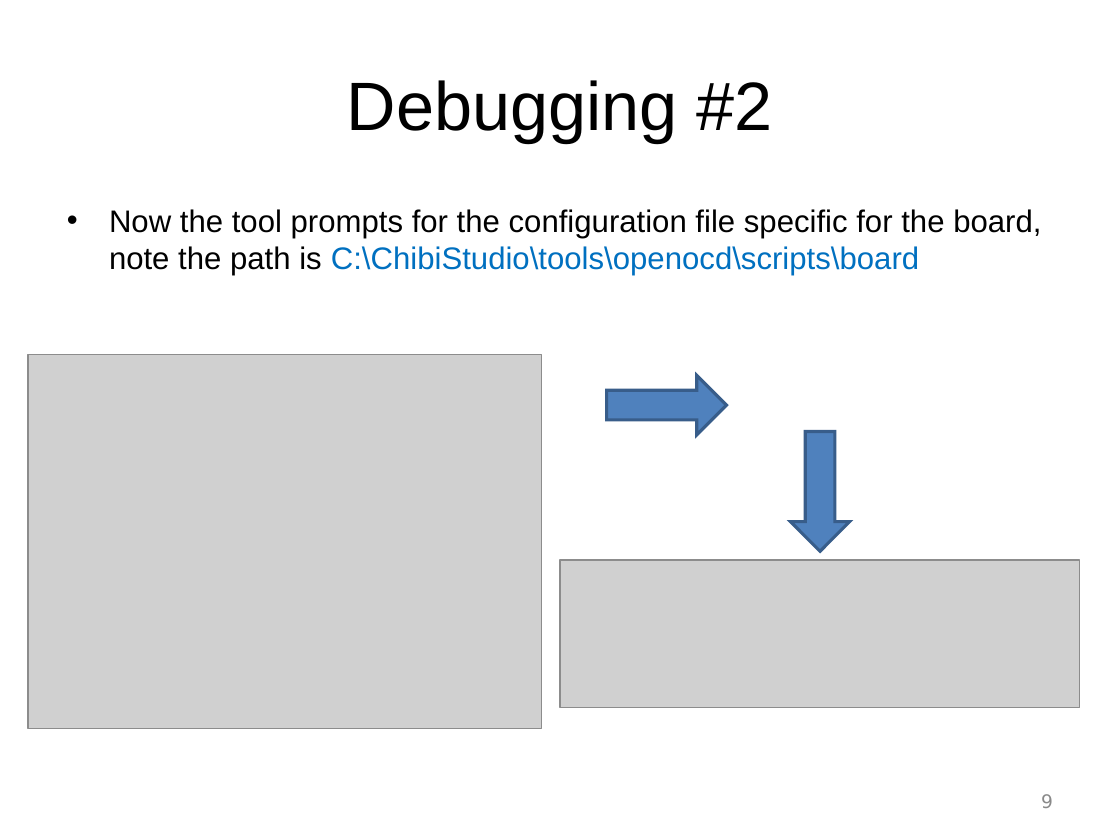
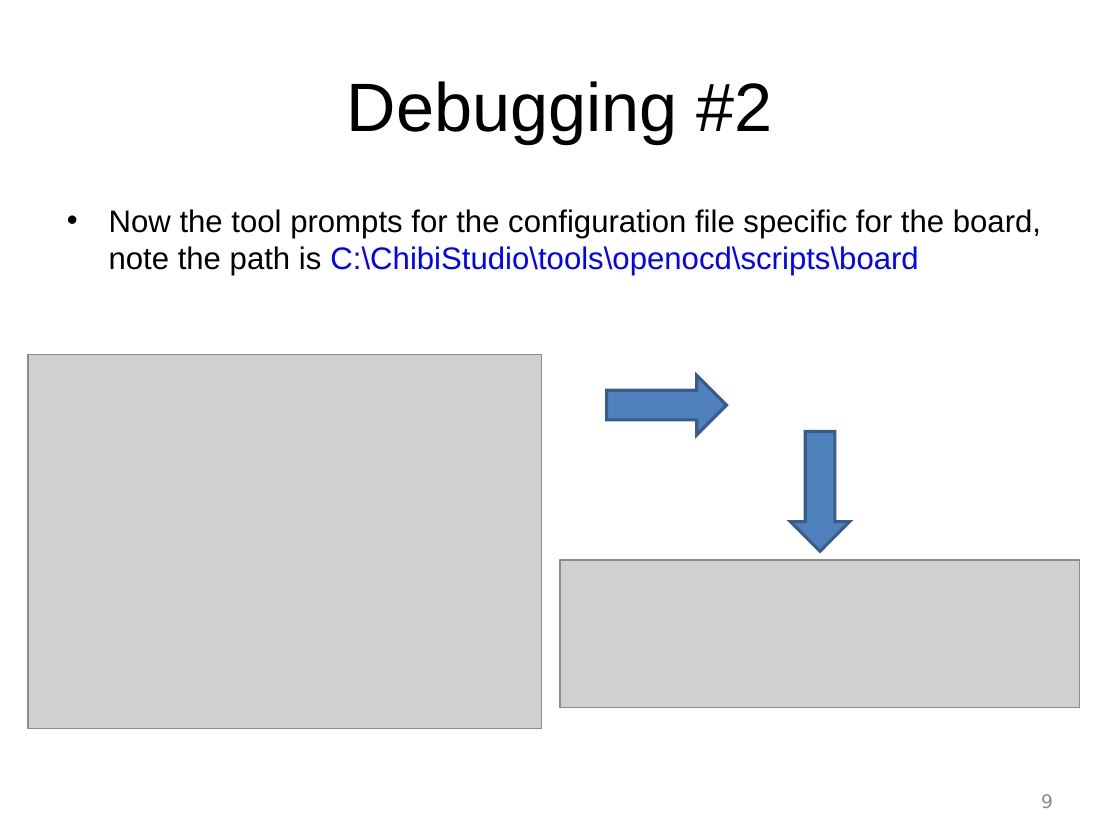
Before and after one commit to mabl/ChibiOS, a slide deck: slide 9 of slides_better_embedded_2012/ChibiOS-RT 4 Demo.ppt. Drawn at 1120x840 pixels with LibreOffice and Linux fonts; fonts in the diff are those of the drawing; grey boxes stand for pictures; background and template pictures are left out. Boxes give left, top, right and bottom in pixels: in the first picture for what was removed or moved away, otherwise in the second. Text is boxed around its words. In the diff, an @@ line names an element or a change of style, - is before the commit and + after.

```diff
--- a/slides_better_embedded_2012/ChibiOS-RT 4 Demo.ppt
+++ b/slides_better_embedded_2012/ChibiOS-RT 4 Demo.ppt
@@ text "Now the tool prompts for ..." at <box>109,209,1041,276</box>: text colour #0070C0 to #0000FF in "C:\ChibiStudio\tools\openocd\scripts\board"; indent changed @@
```
Also in this commit, not shown: 15 other slides changed, 3 other files.
